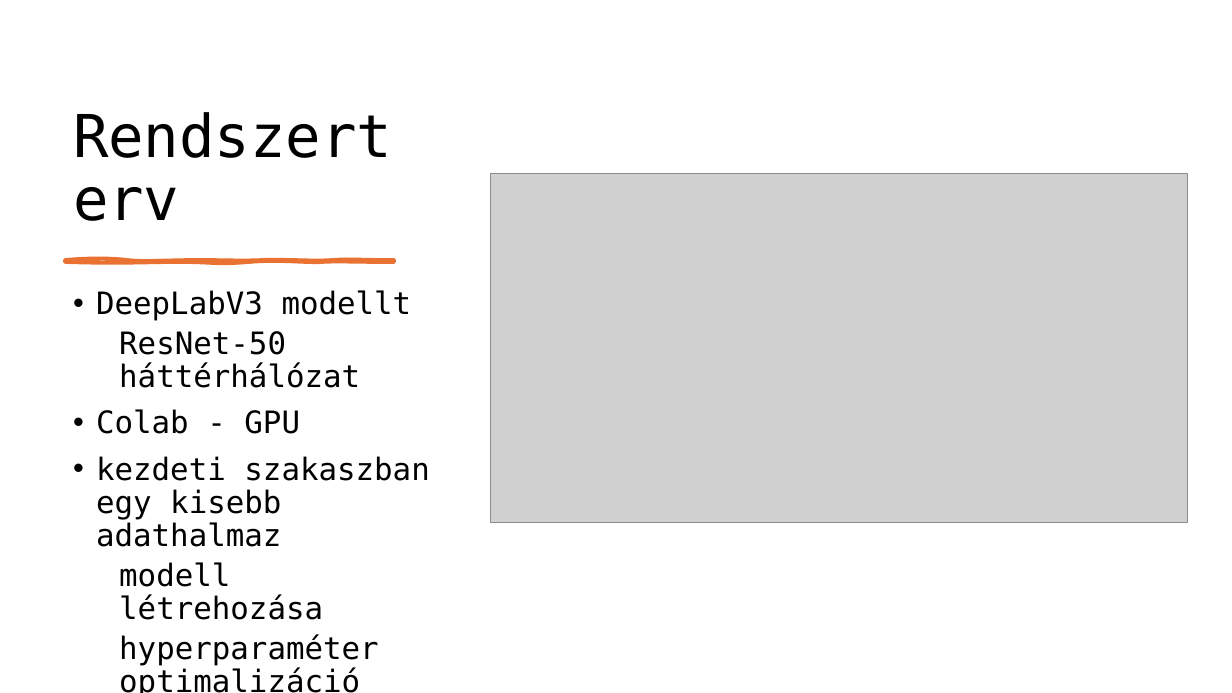
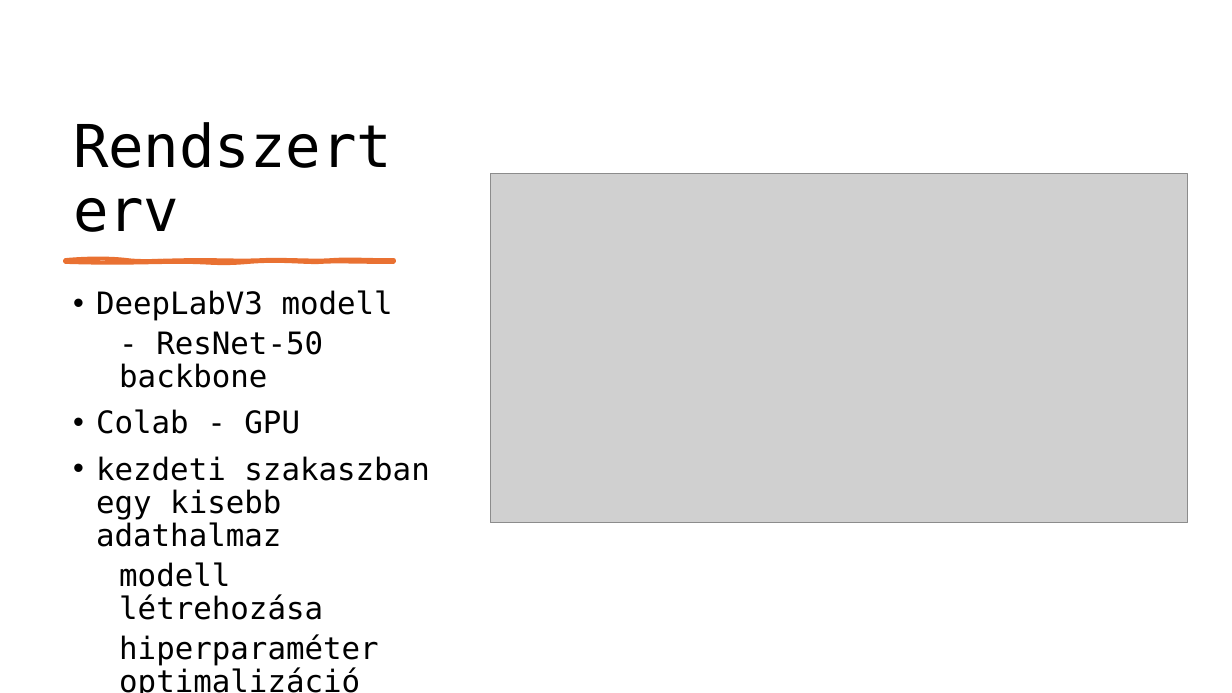
Before and after one commit to istex9/ctr-alt-segmentAnything, a slide deck: slide 4 of Ctrl-Alt-SegmentAnything_prezentacio.pptx. Drawn at 1232x693 pixels with LibreOffice and Linux fonts; fonts in the diff are those of the drawing; grey boxes stand for pictures. Boxes give left, top, right and bottom in pixels: in the first picture for what was removed or moved away, otherwise in the second. Text is boxed around its words. In the diff, an @@ line names an element or a change of style, - is before the commit and + after.

```diff
--- a/Ctrl-Alt-SegmentAnything_prezentacio.pptx
+++ b/Ctrl-Alt-SegmentAnything_prezentacio.pptx
@@ title "Rendszerterv": place and size @@
-title "Rendszerterv" at (64,65,410,238)
+title "Rendszerterv" at (64,75,410,249)
@@ text at (96,290,393,388): text changed @@
-• DeepLabV3 modellt
-  ResNet-50 háttérhálózat
+• DeepLabV3 modell
+  - ResNet-50 backbone
@@ text at (119,634,379,693): text changed @@
-  hyperparaméter optimalizáció
+  hiperparaméter optimalizáció
```
Also in this commit, not shown: 4 other slides changed.
